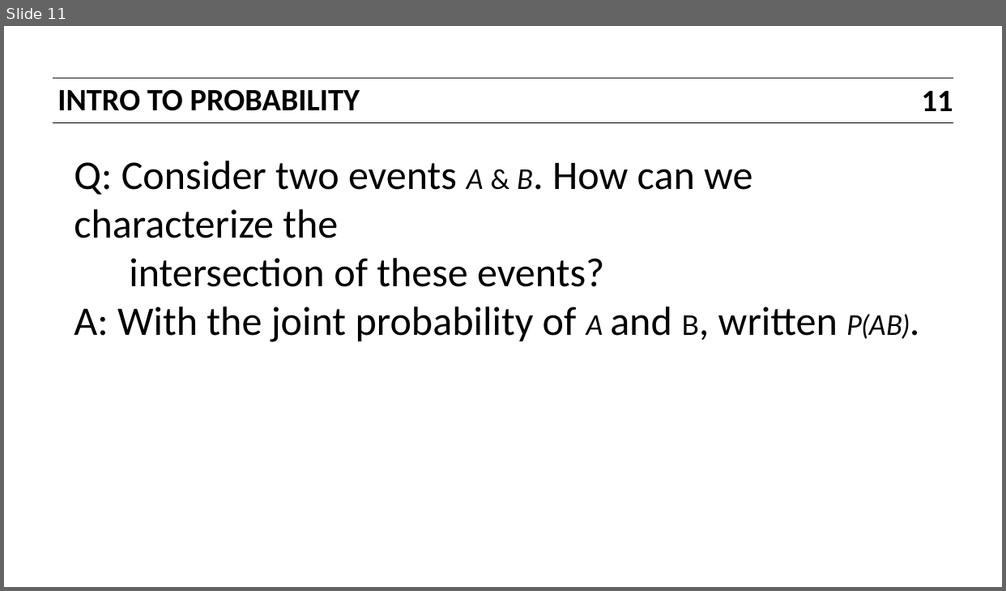
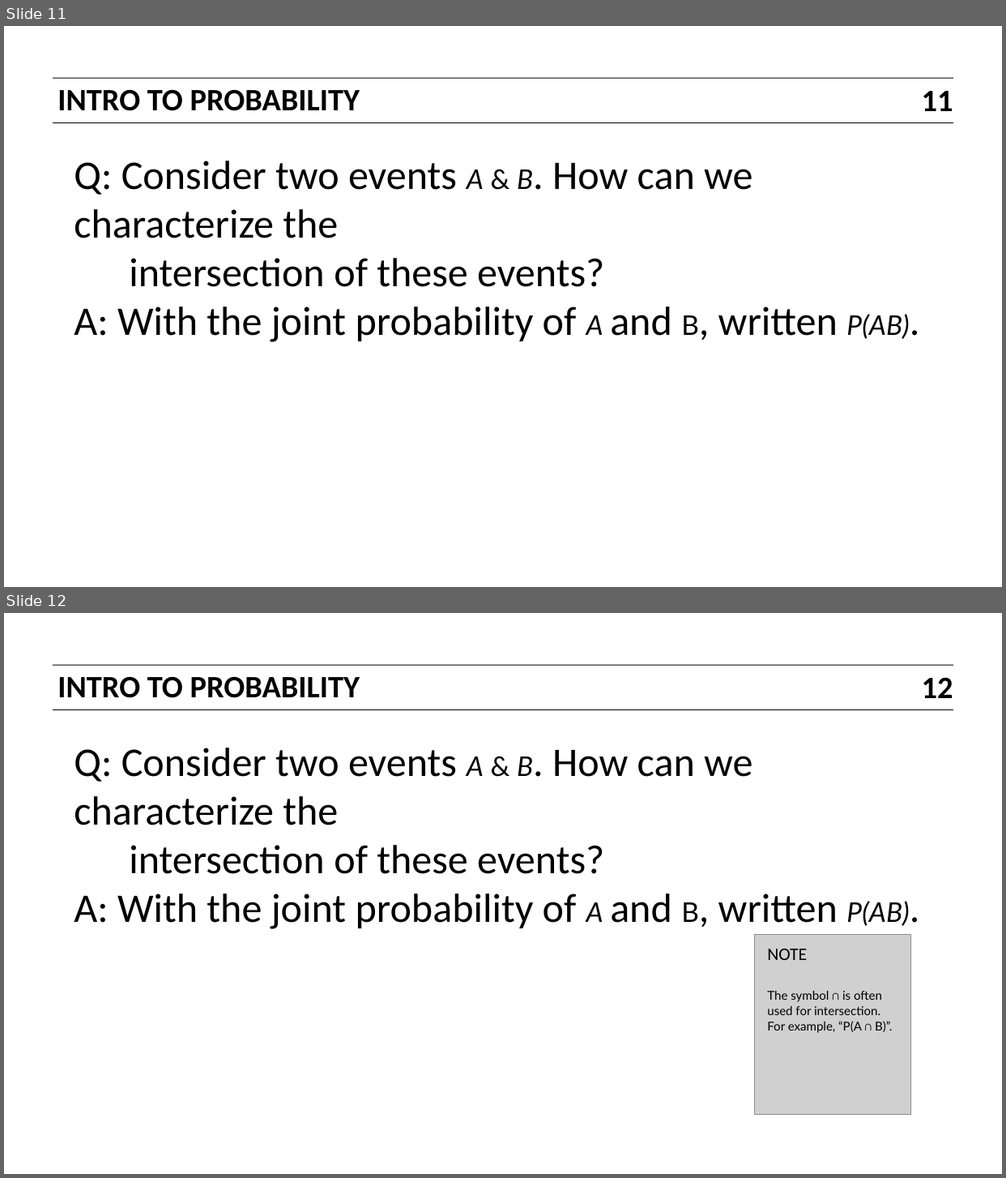
Before and after one commit to ajschumacher/gadsdc, a slide deck: 06_naive_bayes/slides.pptx. Shown one above the other, each under a label of ours: slide 11 before the commit, slides 11 and 12 after it. The pictures are 1006x591 and 1006x1178 pixels, drawn with LibreOffice and Linux fonts; fonts in the diff are those of the drawing; grey boxes stand for pictures. Boxes give left, top, right and bottom in pixels: in the first picture for what was removed or moved away, otherwise in the second. Text is boxed around its words. In the diff, an @@ line names an element or a change of style, - is before the commit and + after.

```diff
--- a/06_naive_bayes/slides.pptx
+++ b/06_naive_bayes/slides.pptx
@@ slide 12 added at (4, 613, 1002, 1174), background #FFFFFF; not listed: 2 template elements that a slide beside it also shows @@
@@ text added at (57, 676, 360, 698), 23 pt, text #000000, bold @@
+INTRO TO PROBABILITY
@@ page number added at (922, 677, 953, 698), 23 pt, text #000000, bold @@
+12
@@ text added at (74, 747, 909, 929), 30 pt, text #000000 @@
+Q: Consider two events A & B. How can we characterize the
+intersection of these events?
+A: With the joint probability of A and B, written P(AB).
@@ picture added at (754, 934, 910, 1114) @@
@@ text added at (767, 948, 807, 960), 13 pt, text #000000 @@
+NOTE
@@ text added at (767, 990, 892, 1033), 9 pt, text #000000 @@
+The symbol ∩ is often used for intersection. For example, “P(A ∩ B)”.
```
Also in this commit, not shown: 20 slides changed, 2 other slides added, 1 other file.
